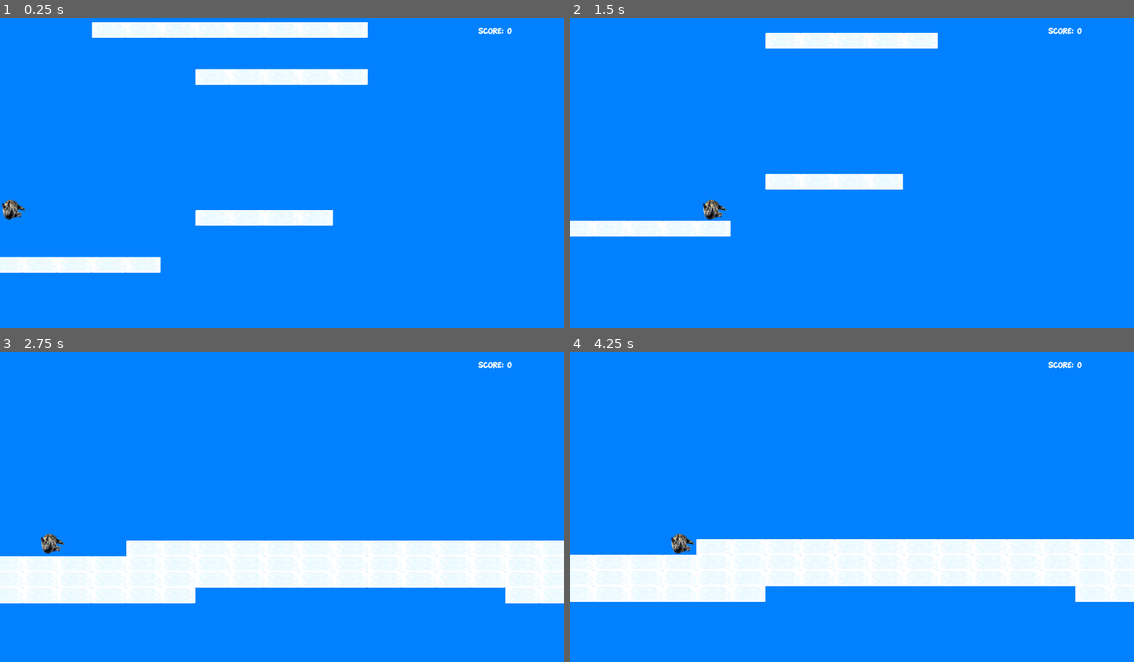
Above: before the commit, frames 1-4 (two rows, left to right).
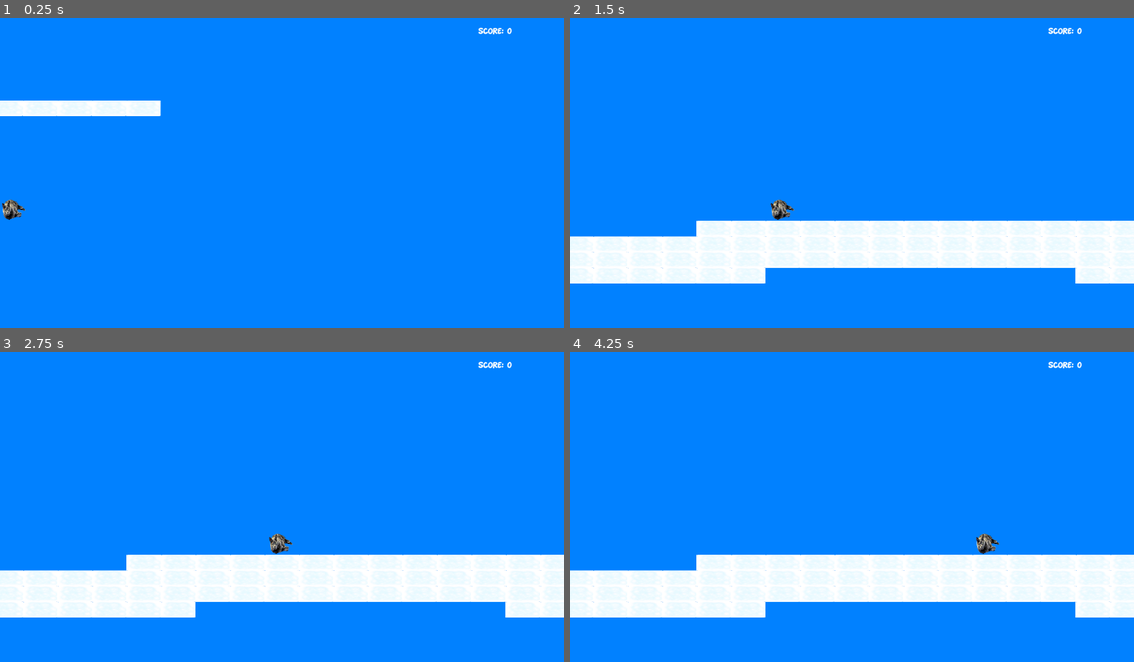
Above: after the commit, the same moments.

Repository: 5hr3kY/Kit-Fight
Game: Godot game, scene res://Scenes/main.tscn
The game is run twice, just before and just after one commit, with the same random seed, the same clock (stepped at 60 frames per second) and the same inputs. This scene is started directly instead of the project's main scene.
Inputs:
- Up to frame 1 (0.25 s): no input
- Up to frame 2 (1.5 s): hold Right (ui_right) from 0.53 s (still down); tap Up (ui_up) at 0.77 s
- Up to frame 3 (2.75 s): tap Up (ui_up) at 1.52 s; release Right (ui_right) at 2.03 s; hold Left (ui_left) from 2.03 s (still down)
- Up to frame 4 (4.25 s): release Left (ui_left) at 2.78 s; hold Right (ui_right) from 2.78 s (still down); tap Up (ui_up) at 3.02, 3.77 s

The runs differ from the first frame. In frame 1, 8.2% of the frame differs, in the area x 0-66%, y 1-83%; in frame 2, 20%, in the area x 0-100%, y 4-86%; in frame 3, 9.8%; in frame 4, 11%.

Commit message:
pls work

Diff:
--- a/kit-fight/camera_2d.gd
+++ b/kit-fight/camera_2d.gd
@@ -8,8 +8,8 @@
 
 func update_score():
 
-	if position.y <=-4000+175:
-		maxHeight = -100
+	if %Cat.position.y <=-4000:
+		maxHeight = 100
 		return 0
 
 	var difference = position.y - maxHeight
--- a/kit-fight/tile_map.gd
+++ b/kit-fight/tile_map.gd
@@ -44,10 +44,10 @@
 
 	for i in range(1,10,1):
 		var x = randi_range(0,14)
-		var y = randi_range(5*(i-9),5*(i-9)+5)
+		var y = randi_range(2*(i-11)-1,2*(i-11)+1)
 
 		for deltax in range (1,5,1):
-			var coord = Vector2i((x+deltax),y*3)
+			var coord = Vector2i((x+deltax),y*5)
 
 			self.set_cell(coord,5,Vector2i(1,0))
 
@@ -66,7 +66,7 @@
 	for _nothing in range(numClouds- placedClouds):
 
 		var x = randi_range(0,14)
-		var y = randi_range(-40,5)
+		var y = randi_range(-21,1)
 
 		if [x,y] in unusableValues : continue
 
@@ -75,7 +75,7 @@
 		unusableValues.append_array([x-1,y-1])
 
 		for i in range(1,6,1):
-			var coord = Vector2i((x+i),y*3)
+			var coord = Vector2i((x+i),y*5)
 			self.set_cell(coord,5,Vector2i(1,0))
 
 			if y< -35:
